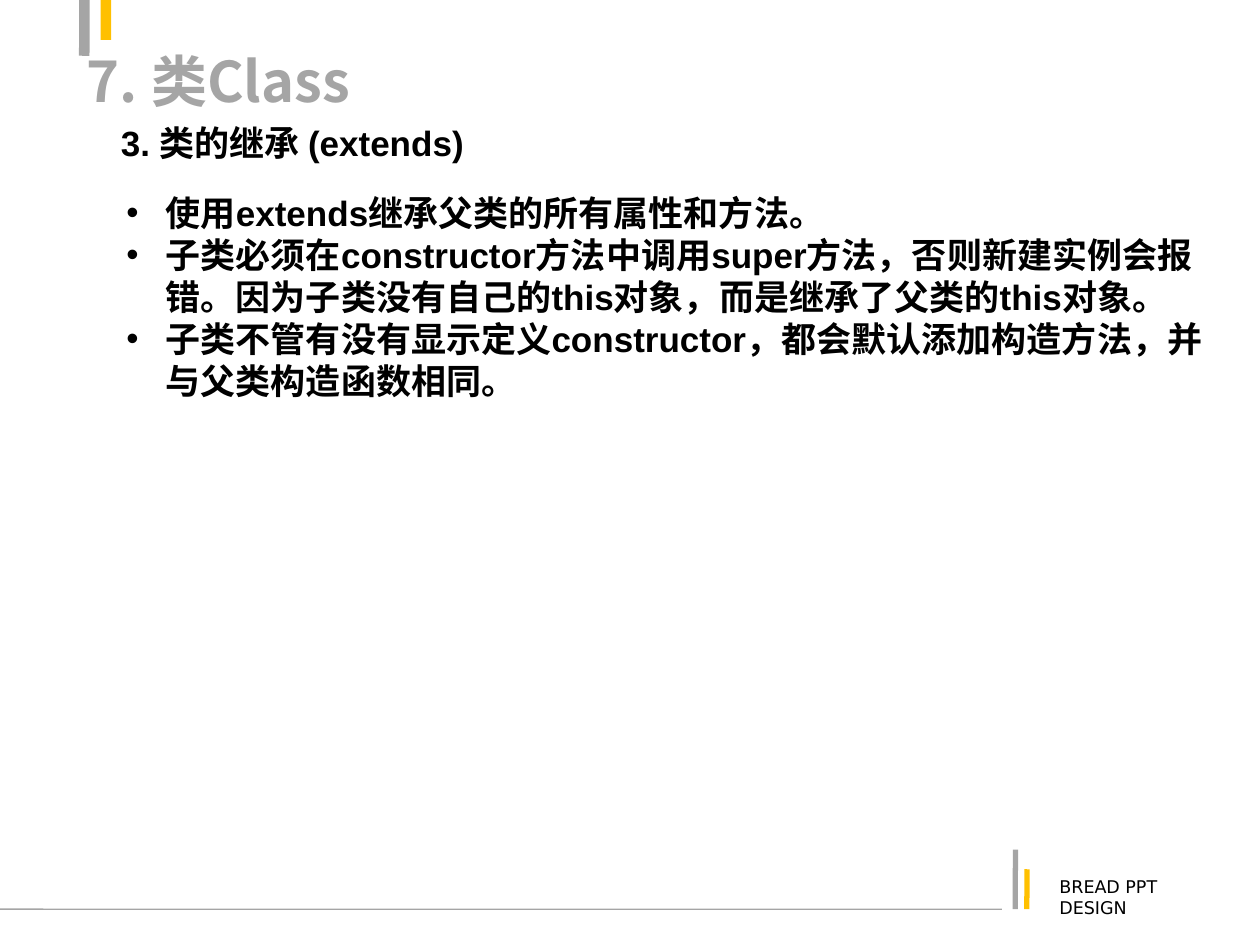
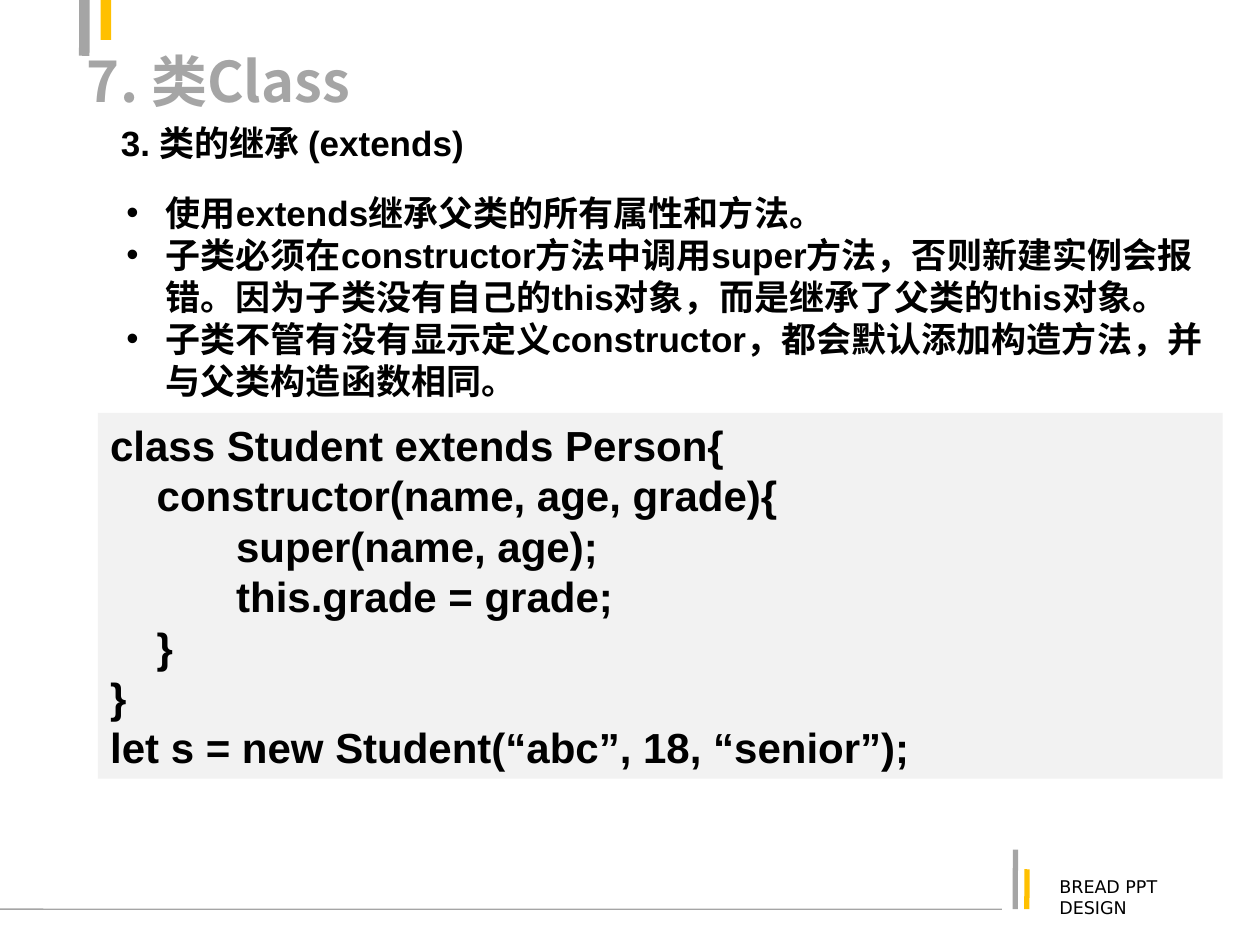
Before and after one commit to justforuse/psae-es6, a slide deck: slide 42 of es6.ppt (slide 38 before the commit). Drawn at 1260x945 pixels with LibreOffice and Linux fonts; fonts in the diff are those of the drawing. Boxes give left, top, right and bottom in pixels: in the first picture for what was removed or moved away, otherwise in the second. Text is boxed around its words. In the diff, an @@ line names an element or a change of style, - is before the commit and + after.

```diff
--- a/es6.ppt
+++ b/es6.ppt
@@ rectangle added at [98,413,1223,779], fill #F2F2F2, 24 pt, text #000000, bold @@
+class Student extends Person{
+constructor(name, age, grade){
+super(name, age);
+this.grade = grade;
+}
+}
+let s = new Student(“abc”, 18, “senior”);
```
Also in this commit, not shown: 22 other slides changed, 8 slides added, 9 slides removed, 5 other files.
